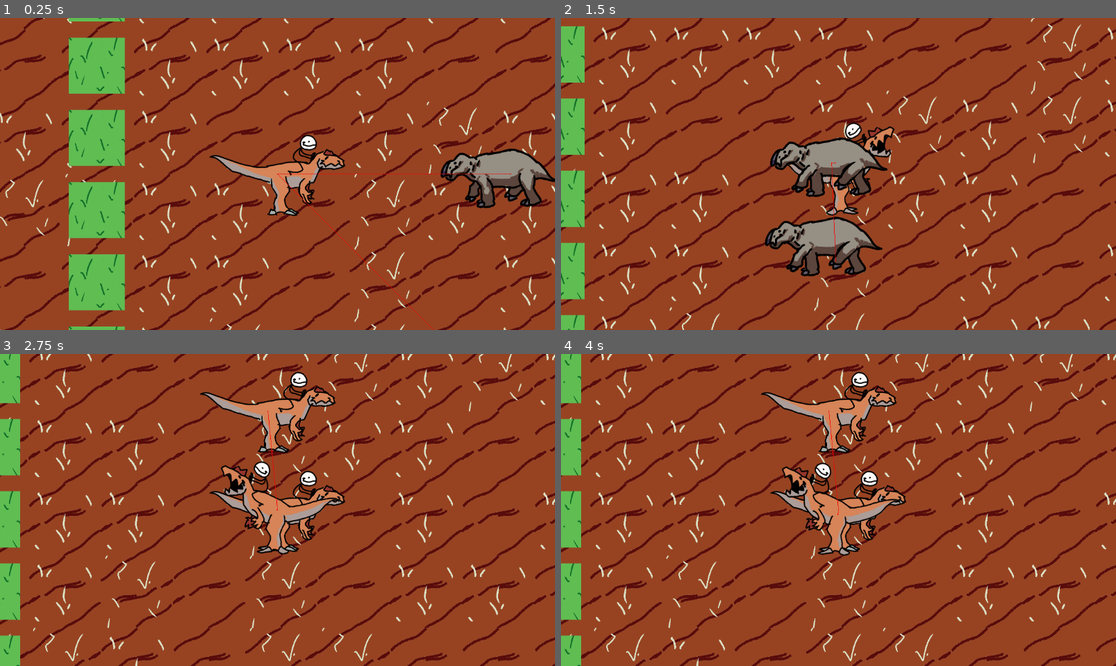
Above: before the commit, frames 1-4 (two rows, left to right).
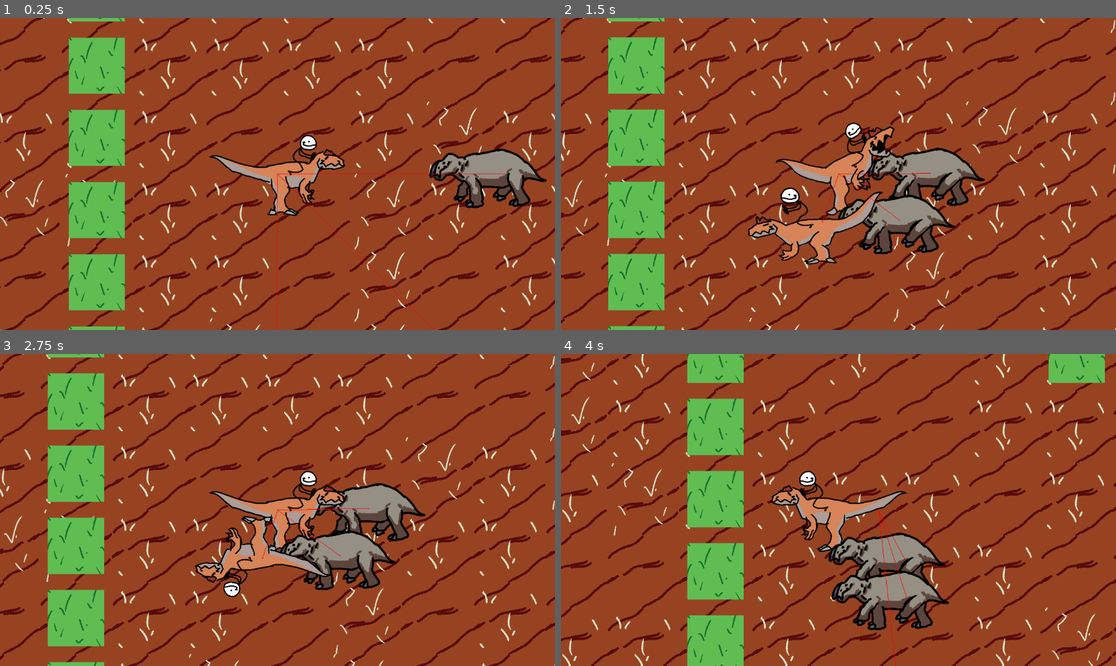
Above: after the commit, the same moments.

Repository: Jubercool/Creatures-of-The-Mesozoic-Repository
Game: Godot game, scene res://node_2d.tscn
The game is run twice, just before and just after one commit, with the same random seed, the same clock (stepped at 60 frames per second) and the same inputs.
Inputs (mouse positions are in pixels of both pictures, inside the frame that each line leads up to):
- Up to frame 1 (0.25 s): no input
- Up to frame 2 (1.5 s): move the mouse to (960, 158) at 0.52 s; hold Right (ui_right) 0.53-1.28 s; click (960, 158) at 0.6 s; move the mouse to (727, 189) at 1.27 s; hold Down (ui_down) from 1.28 s (still down); click (727, 189) at 1.35 s
- Up to frame 3 (2.75 s): move the mouse to (333, 441) at 2.02 s; release Down (ui_down) at 2.03 s; hold Right (ui_right) from 2.03 s (still down); click (333, 441) at 2.1 s
- Up to frame 4 (4 s): move the mouse to (810, 572) at 2.77 s; release Right (ui_right) at 2.78 s; hold Up (ui_up) 2.78-3.53 s; click (810, 572) at 2.85 s; move the mouse to (1005, 556) at 3.52 s; hold Left (ui_left) from 3.53 s (still down); click (1005, 556) at 3.6 s

The runs differ from the first frame. In frame 1, 2.1% of the frame differs, in the area x 49-100%, y 41-100%; in frame 2, 36%; in frame 3, 35%; in frame 4, 37%, in the area x 0-100%, y 0-100%.

Commit message:
Bug fixes + Collision + Enemy Death
Player and enemies now uses deltatime so on higher and lower fps it runs the same

Diff:
--- a/enemy.gd
+++ b/enemy.gd
@@ -7,9 +7,9 @@
 #Movement Variables
 var acceleration = Vector2()
 var pressed = [false,false]
-var max_vel = 8
-var acceleration_base = 0.7
-var acceleration_buff = 1
+var max_vel = 800
+var acceleration_base = 70
+var acceleration_buff = 100
 var friction = 0.2
 
 #AI variables
@@ -38,7 +38,7 @@
 	$AnimatedSprite2D.animation_finished.connect(_on_animation_finished)
 
 func _on_timer_timeout() -> void:
-	if(is_node_ready()):
+	if(is_node_ready() and target!=null):
 		$Timer.start()
 		$NavigationAgent2D.target_position=target.position
 		target2 = $NavigationAgent2D.get_next_path_position()
@@ -69,9 +69,6 @@
 	if(sqrt((position.x-target.position.x)**2+(position.y-target.position.y)**2)<attacking_dist):
 		attack[0] = true
 		attack_timer[0]+=1
-		if(attack_timer[0]==attack_cooldown[0]):
-			attack_timer[0]=0
-			target.health-=damage[0]
 	return [pathfind(position,target.position),attack,true]
 
 #Logic for when an enemy is not attacking a target
@@ -141,14 +138,20 @@
 	seen = plans[2]
 	if health>0:
 		velocity += acceleration
-		position += velocity
+		move_and_slide()
 		move_enemy()
-	if attacking[0]:
-		if $AnimatedSprite2D.frame==0:
-			$AnimatedSprite2D.play("Bite")
-	elif pressed[0]||pressed[1]:
-		if $AnimatedSprite2D.frame==0:
-			$AnimatedSprite2D.play("Walk")
+		if attacking[0]:
+			if $AnimatedSprite2D.frame==0:
+				$AnimatedSprite2D.play("Bite")
+			if(attack_timer[0]==attack_cooldown[0]):
+				attack_timer[0]=0
+				target.health-=damage[0]
+		elif pressed[0]||pressed[1]:
+			if $AnimatedSprite2D.frame==0:
+				$AnimatedSprite2D.play("Walk")
+		else:
+			if $AnimatedSprite2D.frame==0:
+				$AnimatedSprite2D.play("Idle")
 	else:
-		if $AnimatedSprite2D.frame==0:
-			$AnimatedSprite2D.play("Idle")
+		$AnimatedSprite2D.flip_v=true
+		$AnimatedSprite2D.stop()
--- a/enemy.tscn
+++ b/enemy.tscn
@@ -3,10 +3,6 @@
 [ext_resource type="Script" uid="uid://qiuupcln0ald" path="res://enemy.gd" id="1_qi2p4"]
 [ext_resource type="Texture2D" uid="uid://bv21g6hblxvxb" path="res://Art/Animations/maindinosprs.png" id="2_iifgy"]
 [ext_resource type="Texture2D" uid="uid://d6ctcdtg4tev" path="res://Art/Animations/Ischigualastia.png" id="3_epg4t"]
-
-[sub_resource type="CapsuleShape2D" id="CapsuleShape2D_ir8iy"]
-radius = 89.999985
-height = 342.0
 
 [sub_resource type="AtlasTexture" id="AtlasTexture_4d7sh"]
 atlas = ExtResource("2_iifgy")
@@ -103,20 +99,24 @@
 "speed": 5.0
 }]
 
+[sub_resource type="CapsuleShape2D" id="CapsuleShape2D_ir8iy"]
+radius = 79.0
+height = 320.0
+
 [node name="Enemy" type="CharacterBody2D" unique_id=1360357818]
-rotation = 1.5707964
+y_sort_enabled = true
 collision_layer = 3
 collision_mask = 3
-motion_mode = 1
 script = ExtResource("1_qi2p4")
 
-[node name="CollisionShape2D" type="CollisionShape2D" parent="." unique_id=823055754]
-shape = SubResource("CapsuleShape2D_ir8iy")
-
 [node name="AnimatedSprite2D" type="AnimatedSprite2D" parent="." unique_id=1932632704]
-rotation = -1.5707964
 sprite_frames = SubResource("SpriteFrames_fs4d3")
 animation = &"Walk"
+
+[node name="CollisionShape2D" type="CollisionShape2D" parent="." unique_id=823055754]
+position = Vector2(0, -22.5)
+rotation = -1.5707964
+shape = SubResource("CapsuleShape2D_ir8iy")
 
 [node name="Timer" type="Timer" parent="." unique_id=382646693]
 wait_time = 0.15
--- a/initial.gd
+++ b/initial.gd
@@ -5,10 +5,16 @@
 func _ready() -> void:
 	var enemy1 = enemyscene.instantiate()
 	enemy1.position=Vector2i(1000,0)
+	enemy1.add_to_group("enemies")
 	add_child(enemy1)
 	var enemy2 = enemyscene.instantiate()
 	enemy2.position=Vector2i(1000,1000)
+	enemy2.add_to_group("enemies")
 	add_child(enemy2)
+	var enemy3 = enemyscene.instantiate()
+	enemy3.position=Vector2i(0,1000)
+	enemy3.add_to_group("enemies")
+	add_child(enemy3)
 
 # Called every frame. 'delta' is the elapsed time since the previous frame.
 func _process(delta: float) -> void:
--- a/node_2d.tscn
+++ b/node_2d.tscn
@@ -11,9 +11,9 @@
 [ext_resource type="Texture2D" uid="uid://bg15kt0ymmeoy" path="res://Art/Tiles/grass3.png" id="6_ir8iy"]
 
 [sub_resource type="NavigationPolygon" id="NavigationPolygon_ir8iy"]
-vertices = PackedVector2Array(2702.0625, 300.46875, 4061.8281, -2544.2422, 4187.789, 3076.8984, 2349.5078, 1803.8672, 2689. …(374 unchanged characters)…
+vertices = PackedVector2Array(2702.0625, 300.46875, 4079.2422, -2561.3984, 4187.8203, 3076.8984, 2349.5078, 1803.8672, 2689. …(374 unchanged characters)…
 polygons = Array[PackedInt32Array]([PackedInt32Array(0, 1, 2, 3), PackedInt32Array(1, 0, 4), PackedInt32Array(5, 6, 1,  …(338 unchanged characters)…
-outlines = Array[PackedVector2Array]([PackedVector2Array(234 …(190 unchanged characters)… 3052, -2987, -2310, 3696, 4198, 3086, 4067, -2760, 2679, -1554, 2692, 292, 2415, 338)])
+outlines = Array[PackedVector2Array]([PackedVector2Array(234 …(190 unchanged characters)… 3052, -2987, -2310, 3696, 4198, 3086, 4085, -2782, 2679, -1554, 2692, 292, 2415, 338)])
 
 [sub_resource type="TileSetAtlasSource" id="TileSetAtlasSource_0hol4"]
 texture = ExtResource("1_epypp")
@@ -125,26 +125,40 @@
 "speed": 5.0
 }]
 
+[sub_resource type="CapsuleShape2D" id="CapsuleShape2D_4d7sh"]
+radius = 98.0
+height = 442.0
+
 [node name="Node2D" type="Node2D" unique_id=1573767532]
+y_sort_enabled = true
 script = ExtResource("1_4d7sh")
 
 [node name="NavigationRegion2D" type="NavigationRegion2D" parent="." unique_id=17992964]
 navigation_polygon = SubResource("NavigationPolygon_ir8iy")
 
 [node name="TileMapLayer" type="TileMapLayer" parent="." unique_id=408434693]
+z_index = -1
 scale = Vector2(0.3, 0.3)
 tile_map_data = PackedByteArray("AAD7//v/BQAAAAAAAAD7//z/BQAAAAAAAAD7//3/AQAAAAAAAAD7//7/AgAAAAAAAAD7////AQAAAAAAAAD7/w …(25520 unchanged characters)…
 tile_set = SubResource("TileSet_q6r6c")
 
 [node name="TileMapLayer2" type="TileMapLayer" parent="." unique_id=2038443215]
+z_index = -1
 scale = Vector2(0.3, 0.3)
 tile_map_data = PackedByteArray("AAD9//n/AAAAAAAAAAD9//r/AAAAAAAAAAD9//v/AAAAAAAAAAD9//z/AAAAAAAAAAD9//3/AAAAAAAAAAD9// …(592 unchanged characters)…
 tile_set = SubResource("TileSet_q6r6c")
 
-[node name="Player" type="AnimatedSprite2D" parent="." unique_id=1662383571]
+[node name="Player" type="CharacterBody2D" parent="." unique_id=314388498]
+script = ExtResource("3_0hol4")
+
+[node name="AnimatedSprite2D" type="AnimatedSprite2D" parent="Player" unique_id=1662383571]
+y_sort_enabled = true
 sprite_frames = SubResource("SpriteFrames_4d7sh")
 animation = &"Bite"
-script = ExtResource("3_0hol4")
+
+[node name="CollisionShape2D" type="CollisionShape2D" parent="Player" unique_id=1347237617]
+rotation = -1.5707964
+shape = SubResource("CapsuleShape2D_4d7sh")
 
 [node name="Camera2D" type="Camera2D" parent="Player" unique_id=1875525488]
 zoom = Vector2(0.5, 0.5)
--- a/player.gd
+++ b/player.gd
@@ -1,28 +1,29 @@
 # This is a comment from Jim
-extends AnimatedSprite2D
+extends CharacterBody2D
 
 #Health
+var max_health = 100
 var health = 100
 var damage = [50]
+var attacking_dist = 300
 
 #Movement Variables
 var acceleration = Vector2()
-var velocity = Vector2()
 var pressed = [false,false]
-var max_vel = 10
-var acceleration_base = 0.7
-var acceleration_buff = 1
+var max_vel = 1000
+var acceleration_base = 70
+var acceleration_buff = 100
 var friction = 0.2
 
 # Called when the node enters the scene tree for the first time.
 func _ready() -> void:
 	acceleration = Vector2(0,0)
 	velocity = Vector2(0,0)
-	animation_finished.connect(_on_animation_finished)
+	$AnimatedSprite2D.animation_finished.connect(_on_animation_finished)
 
 #Stops the animation playing when it ends
 func _on_animation_finished() -> void:
-	stop()
+	$AnimatedSprite2D.stop()
 
 func move_player() -> void:
 	pressed = [false,false]
@@ -36,7 +37,7 @@
 			velocity.x=-max_vel
 			acceleration.x=0
 		pressed[0]=true
-		flip_h=true
+		$AnimatedSprite2D.flip_h=true
 	if Input.is_action_pressed("ui_up"):
 		if velocity.y>-max_vel:
 			if velocity.y>0:
@@ -57,7 +58,7 @@
 			velocity.x=max_vel
 			acceleration.x=0
 		pressed[0]=true
-		flip_h=false
+		$AnimatedSprite2D.flip_h=false
 	if Input.is_action_pressed("ui_down"):
 		if velocity.y<max_vel:
 			if velocity.y<0:
@@ -77,9 +78,12 @@
 func _process(delta: float) -> void:
 	if health>0:
 		velocity += acceleration
-		position += velocity
+		move_and_slide()
 		move_player()
 	if Input.is_action_just_pressed("left_click"):
-		$"../Enemy".health-=damage[0]
-		if frame==0:
-			play("Bite")
+		var enemies = get_tree().get_nodes_in_group("enemies")
+		for enemy in enemies:
+			if sqrt((position.x-enemy.position.x)**2+(position.y-enemy.position.y)**2)<attacking_dist:
+				enemy.health-=damage[0]
+		if $AnimatedSprite2D.frame==0:
+			$AnimatedSprite2D.play("Bite")
